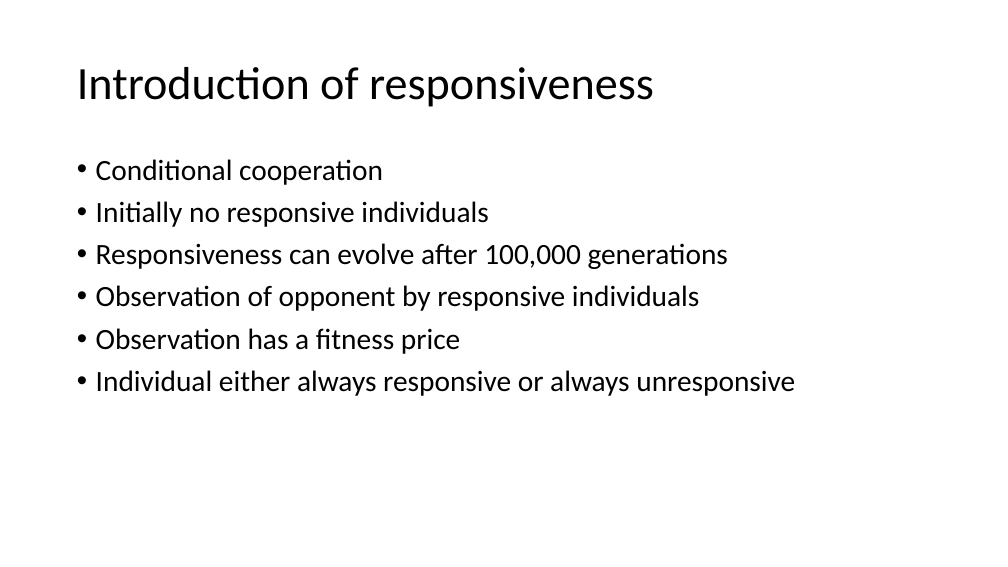
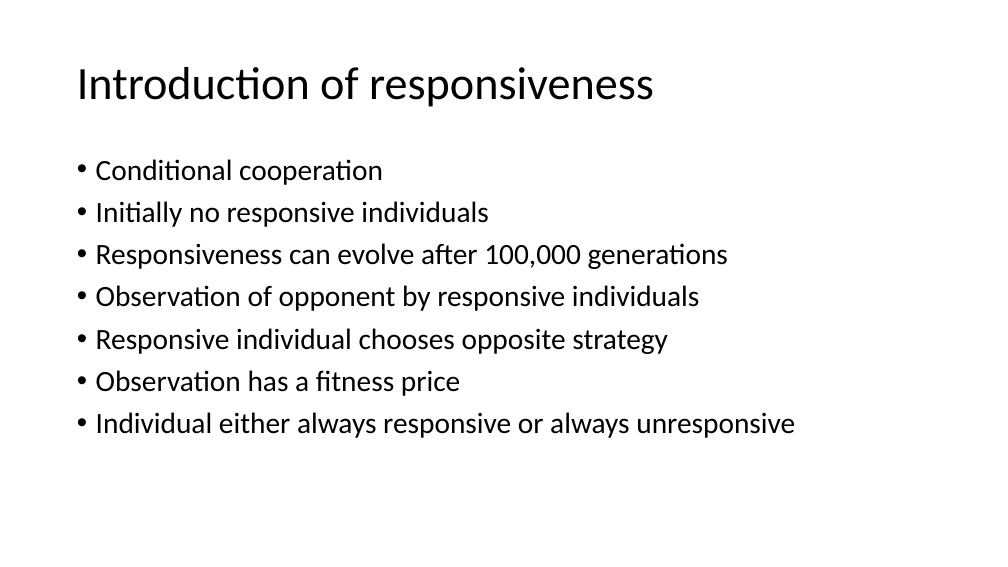
Before and after one commit to J-Damhuis/Cooperation, a slide deck: slide 10 of Presentations/Presentation_25-01-2019_final.pptx. Drawn at 1008x567 pixels with LibreOffice and Linux fonts; fonts in the diff are those of the drawing. Boxes give left, top, right and bottom in pixels: in the first picture for what was removed or moved away, otherwise in the second. Text is boxed around its words. In the diff, an @@ line names an element or a change of style, - is before the commit and + after.

Commit message:
Final presentation

```diff
--- a/Presentations/Presentation_25-01-2019_final.pptx
+++ b/Presentations/Presentation_25-01-2019_final.pptx
@@ text at (96, 328, 668, 354): paragraph added @@
+• Responsive individual chooses opposite strategy
```
Also in this commit, not shown: 1 other slide changed.
